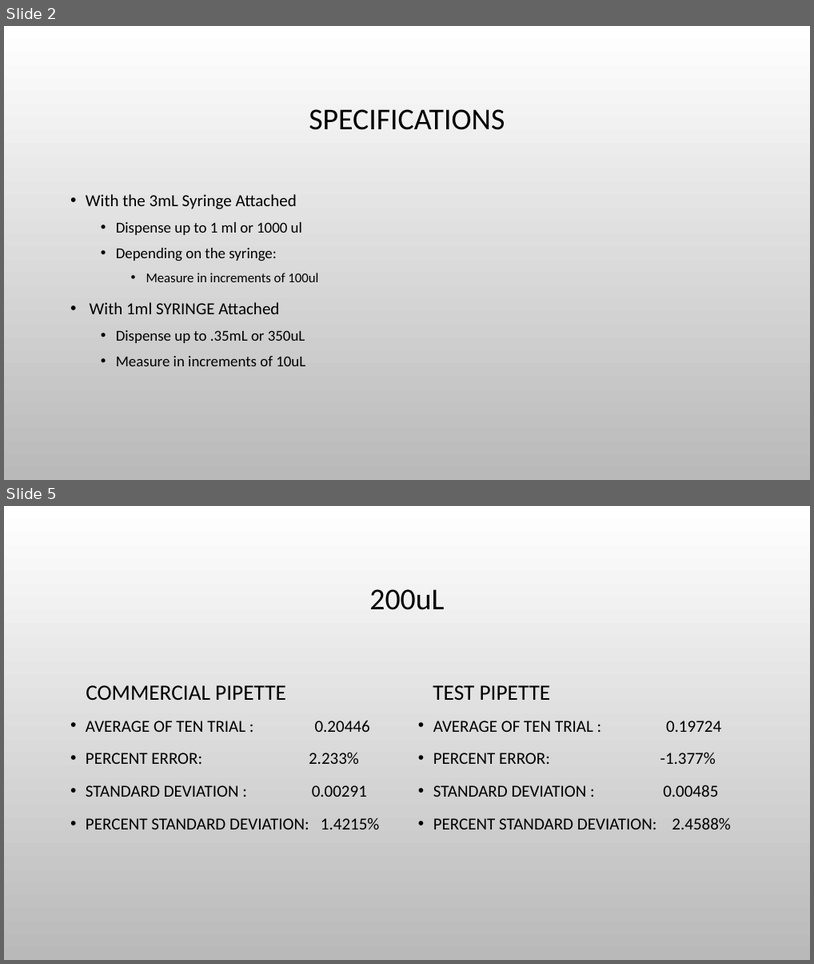
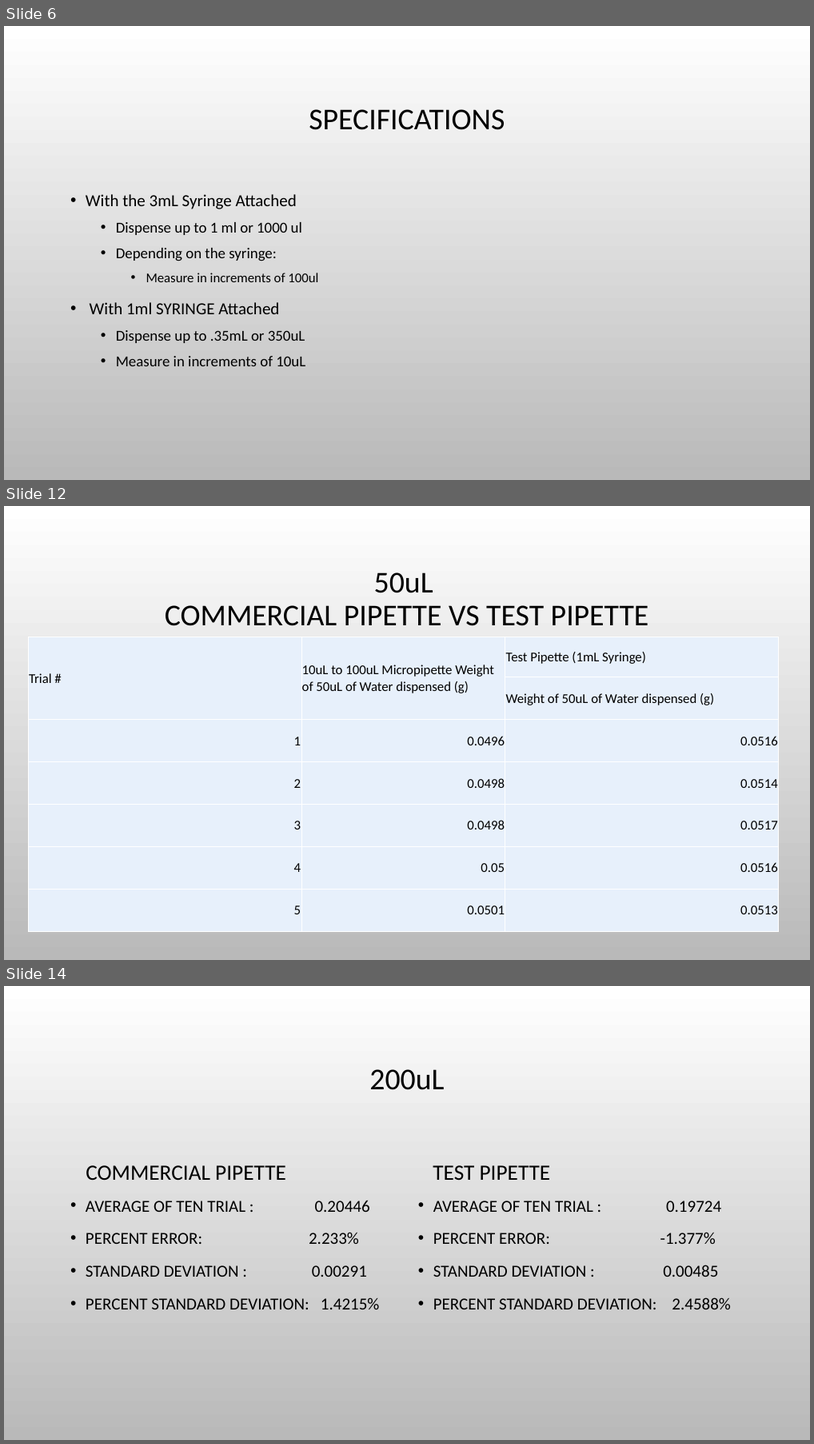
Before and after one commit to Biological-Microsystems-Laboratory/micropipette, a slide deck: Presentation1.pptx. Shown one above the other, each under a label of ours: slides 2 and 5 before the commit, slides 6, 12 and 14 after it; the slides between them are not shown. The pictures are 814x964 and 814x1444 pixels, drawn with LibreOffice and Linux fonts; fonts in the diff are those of the drawing; background and template pictures are left out. Boxes give left, top, right and bottom in pixels: in the first picture for what was removed or moved away, otherwise in the second. Text is boxed around its words. In the diff, an @@ line names an element or a change of style, - is before the commit and + after.

```diff
--- a/Presentation1.pptx
+++ b/Presentation1.pptx
@@ slide 12 added at [4,506,810,960], background picture (left out) @@
@@ title added at [165,572,650,626], 36 pt, text #000000 @@
+50uL
+COMMERCIAL PIPETTE VS TEST PIPETTE
@@ table added at [28,636,779,931], 7 rows, 3 columns @@
+Trial # | 10uL to 100uL Micropipette Weight of 50uL of Water dispensed (g) | Test Pipette (1mL Syringe)
+ |  | Weight of 50uL of Water dispensed (g)
+1 | 0.0496 | 0.0516
+2 | 0.0498 | 0.0514
+3 | 0.0498 | 0.0517
+4 | 0.05 | 0.0516
+5 | 0.0501 | 0.0513
@@ what was slide 2 is now slide 6 @@
@@ what was slide 5 is now slide 14 @@
```
Also in this commit, not shown: 2 slides changed, 12 other slides added, 1 slide removed, 2 other files.
